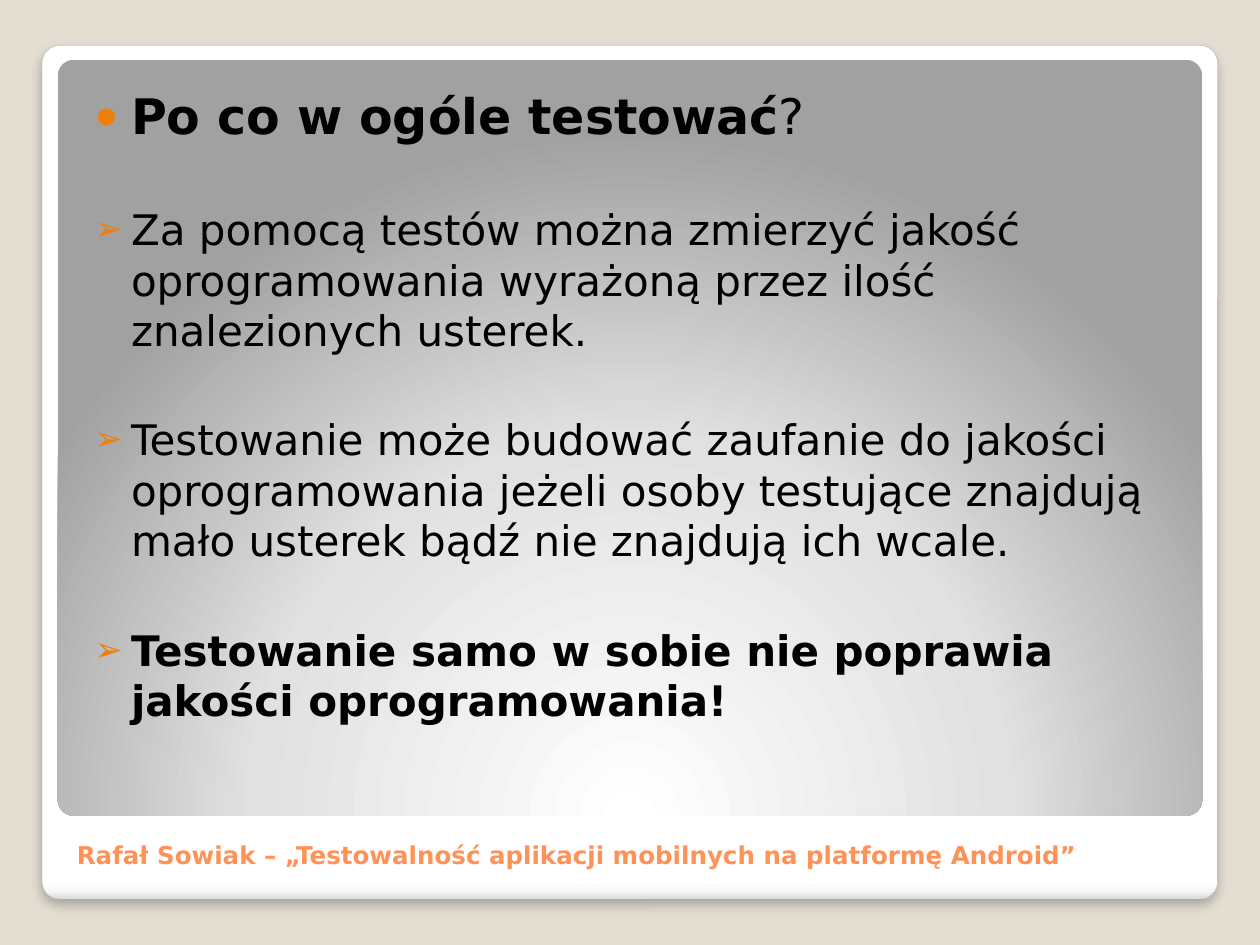
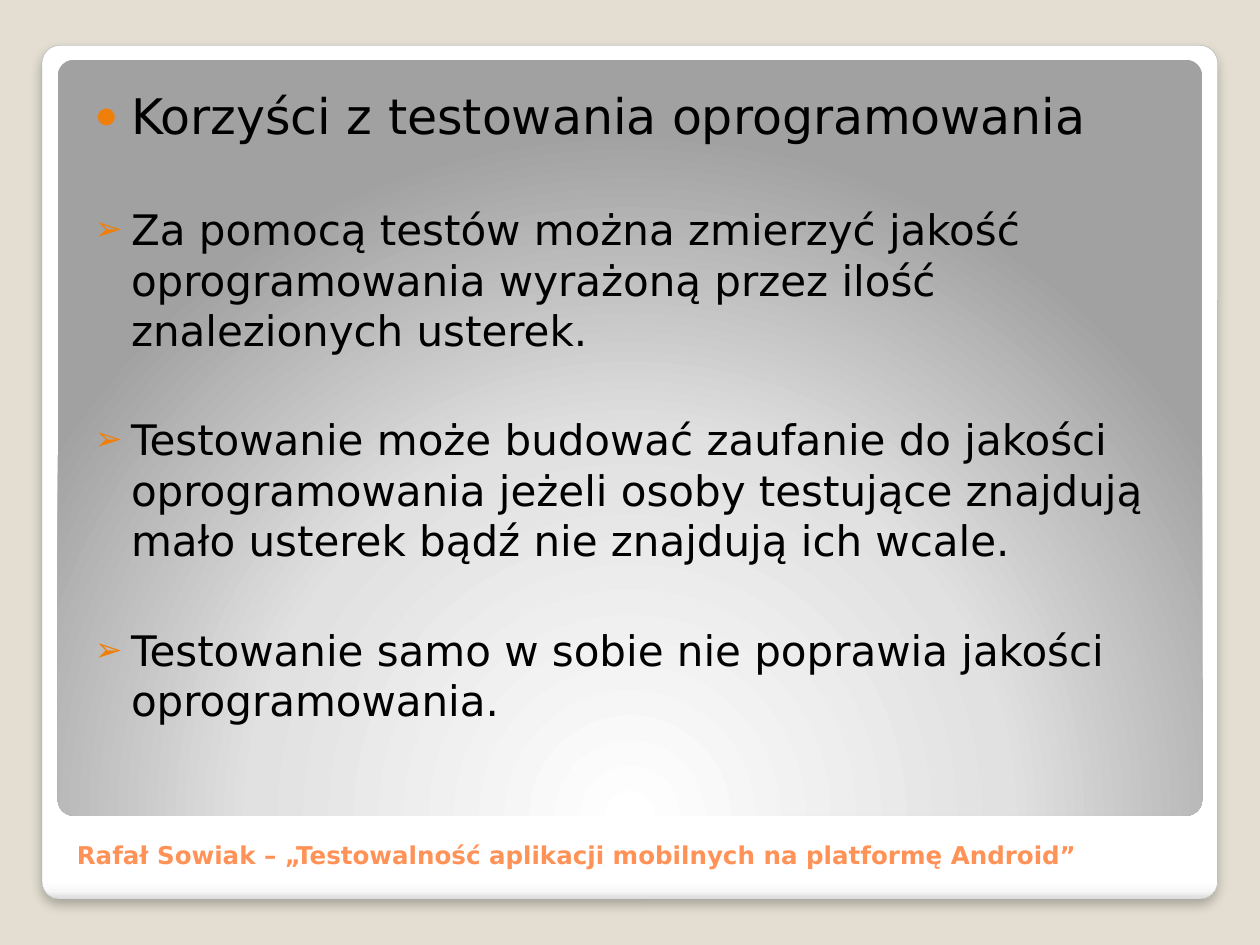
Before and after one commit to adventurewrites/mgr_info, a slide deck: slide 8 of praca_dyplomowa.pptx (slide 9 before the commit). Drawn at 1260x945 pixels with LibreOffice and Linux fonts; fonts in the diff are those of the drawing. Boxes give left, top, right and bottom in pixels: in the first picture for what was removed or moved away, otherwise in the second. Text is boxed around its words. In the diff, an @@ line names an element or a change of style, - is before the commit and + after.

```diff
--- a/praca_dyplomowa.pptx
+++ b/praca_dyplomowa.pptx
@@ text at [131,94,1085,144]: text changed; bold off @@
-● Po co w ogóle testować?
+● Korzyści z testowania oprogramowania
@@ text at [131,632,1103,725]: text changed; bold off @@
-➢ Testowanie samo w sobie nie poprawia jakości oprogramowania!
+➢ Testowanie samo w sobie nie poprawia jakości oprogramowania.
```
Also in this commit, not shown: 10 other slides changed, 4 slides added, 6 slides removed, 5 other files.
